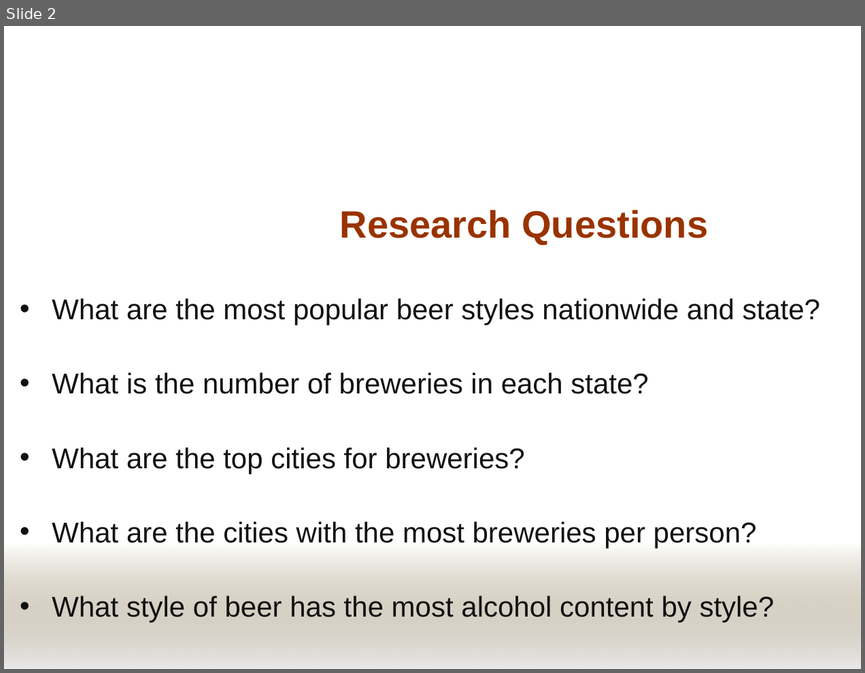
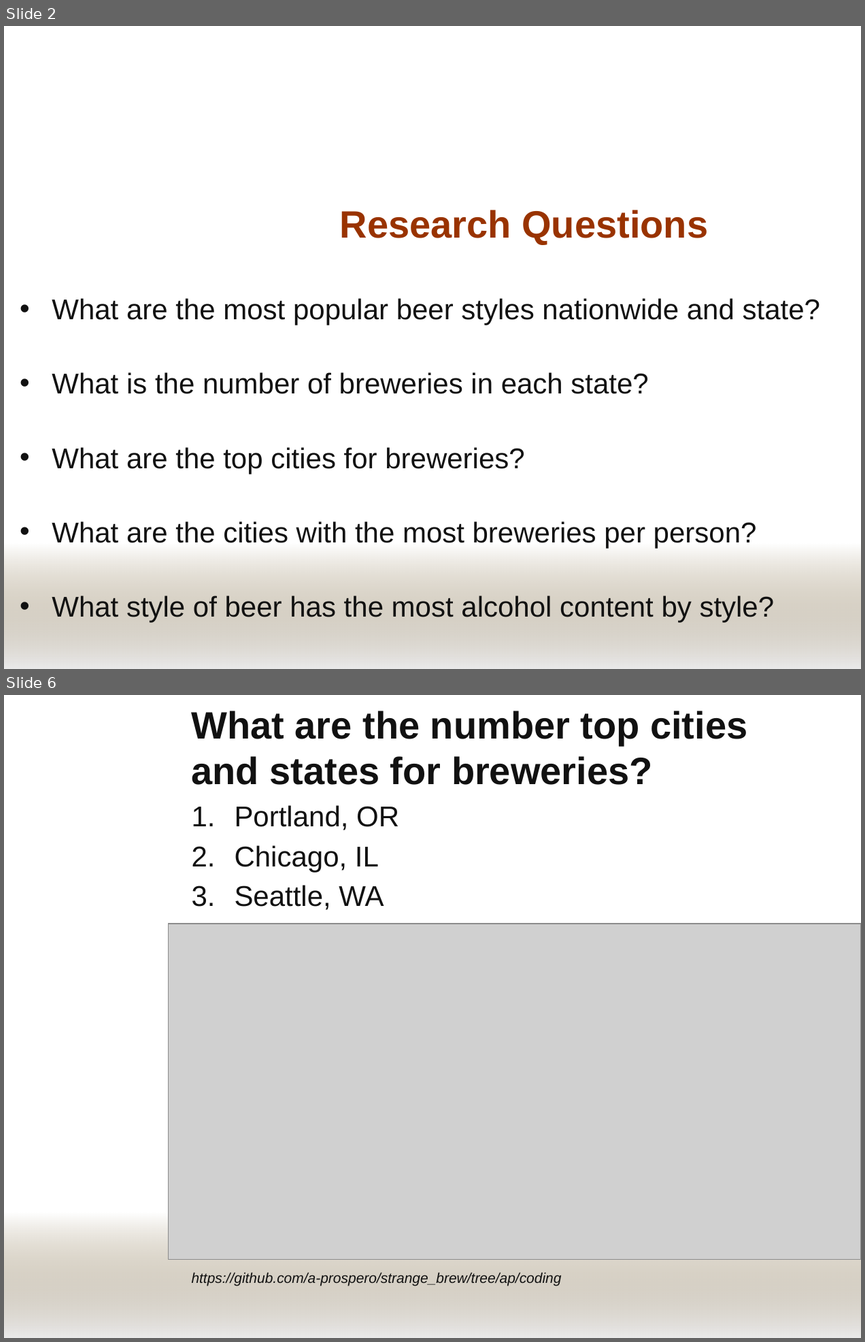
Before and after one commit to a-prospero/strange_brew, a slide deck: strange_brew.pptx. Shown one above the other, each under a label of ours: slide 2 before the commit, slides 2 and 6 after it; the slides between them are not shown. The pictures are 865x673 and 865x1342 pixels, drawn with LibreOffice and Linux fonts; fonts in the diff are those of the drawing; grey boxes stand for pictures; background and template pictures are left out. Boxes give left, top, right and bottom in pixels: in the first picture for what was removed or moved away, otherwise in the second. Text is boxed around its words. In the diff, an @@ line names an element or a change of style, - is before the commit and + after.

```diff
--- a/strange_brew.pptx
+++ b/strange_brew.pptx
@@ slide 6 added at [4, 695, 861, 1338], background picture (left out); not listed: 1 template element that a slide beside it also shows @@
@@ title added at [192, 711, 747, 785], 32 pt, text #111111, bold @@
+What are the number top cities and states for breweries?
@@ text added at [192, 805, 562, 1285], 12 pt, text #111111, italic @@
+1. Portland, OR
+2. Chicago, IL
+3. Seattle, WA
+https://github.com/a-prospero/strange_brew/tree/ap/coding
@@ picture added at [169, 923, 861, 1259] @@
```
Also in this commit, not shown: 3 slides changed, 1 other slide added, 2 slides removed, 1 other file.
